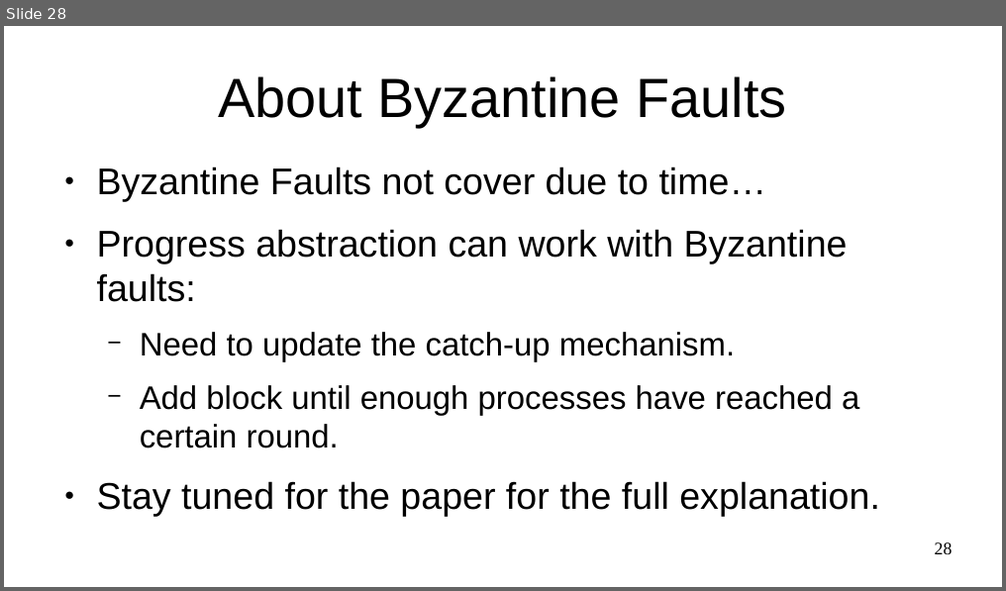
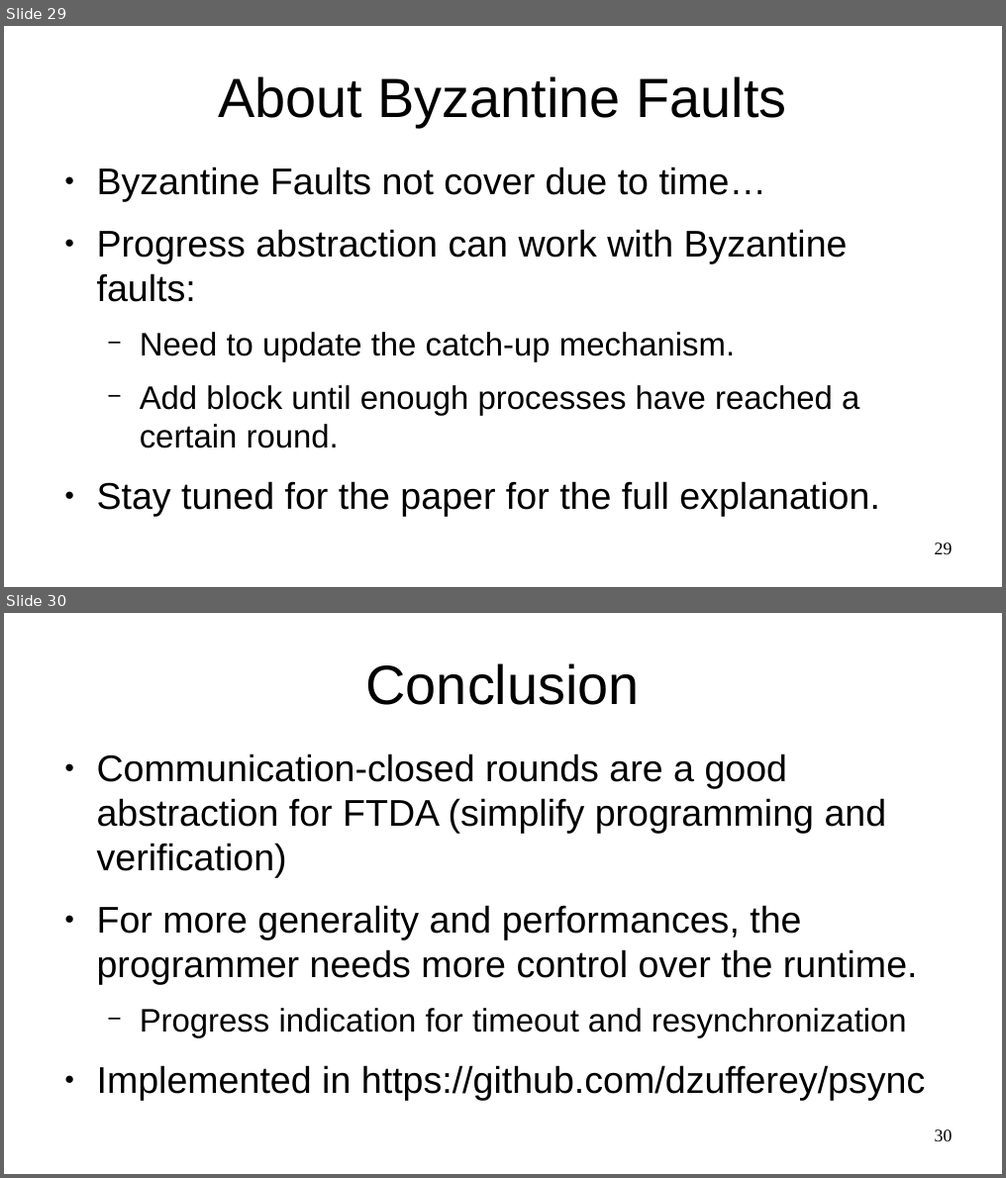
Before and after one commit to dzufferey/presentations, a slide deck: 2020_09_04_FRIDA/presentation.odp. Shown one above the other, each under a label of ours: slide 28 before the commit, slides 29 and 30 after it. The pictures are 1006x591 and 1006x1178 pixels, drawn with LibreOffice and Linux fonts; fonts in the diff are those of the drawing. Boxes give left, top, right and bottom in pixels: in the first picture for what was removed or moved away, otherwise in the second. Text is boxed around its words. In the diff, an @@ line names an element or a change of style, - is before the commit and + after.

```diff
--- a/2020_09_04_FRIDA/presentation.odp
+++ b/2020_09_04_FRIDA/presentation.odp
@@ slide 30 added at (4, 613, 1002, 1174), background #FFFFFF @@
@@ title added at (366, 663, 640, 705), 44 pt, text #000000 @@
+Conclusion
@@ text added at (97, 754, 925, 1101), 29.6 pt, text #000000 @@
+● Communication-closed rounds are a good abstraction for FTDA (simplify programming and verification)
+● For more generality and performances, the programmer needs more control over the runtime.
+  − Progress indication for timeout and resynchronization
+● Implemented in https://github.com/dzufferey/psync
@@ page number added at (935, 1130, 952, 1142), 14 pt, text #000000 @@
+30
@@ what was slide 28 is now slide 29 @@
@@ page number at (935, 543, 952, 555): text changed @@
-28
+29
```
Also in this commit, not shown: 2 slides changed, 3 other slides added, 3 slides removed, 3 other files.
